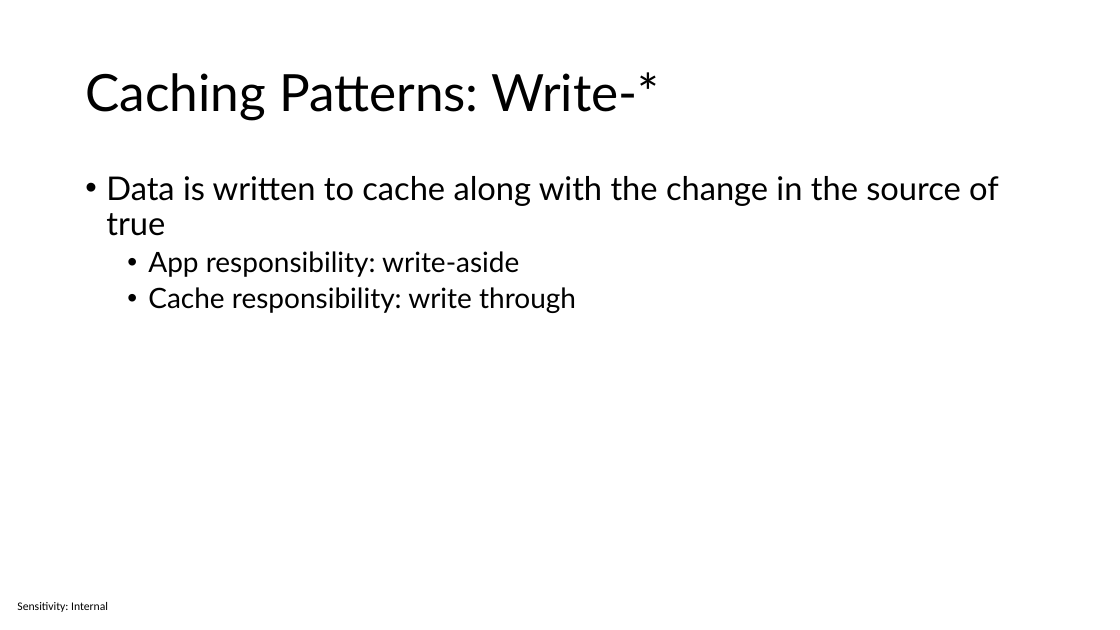
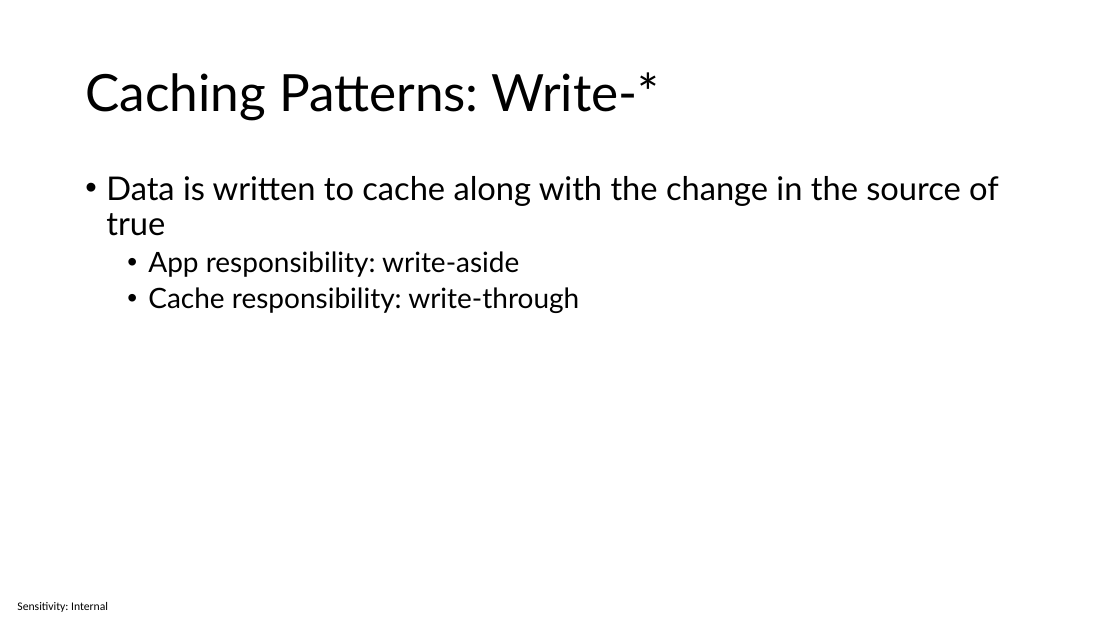
Before and after one commit to sabbadino/cache-like-a-pro-fusion-cache, a slide deck: slide 7 of cache-like-a-pro.pptx. Drawn at 1120x630 pixels with LibreOffice and Linux fonts; fonts in the diff are those of the drawing. Boxes give left, top, right and bottom in pixels: in the first picture for what was removed or moved away, otherwise in the second. Text is boxed around its words. In the diff, an @@ line names an element or a change of style, - is before the commit and + after.

```diff
--- a/cache-like-a-pro.pptx
+++ b/cache-like-a-pro.pptx
@@ text at (148, 287, 579, 313): text changed @@
-  • Cache responsibility: write through
+  • Cache responsibility: write-through
```
Also in this commit, not shown: 5 other slides changed, 2 slides added, 1 slide removed.
